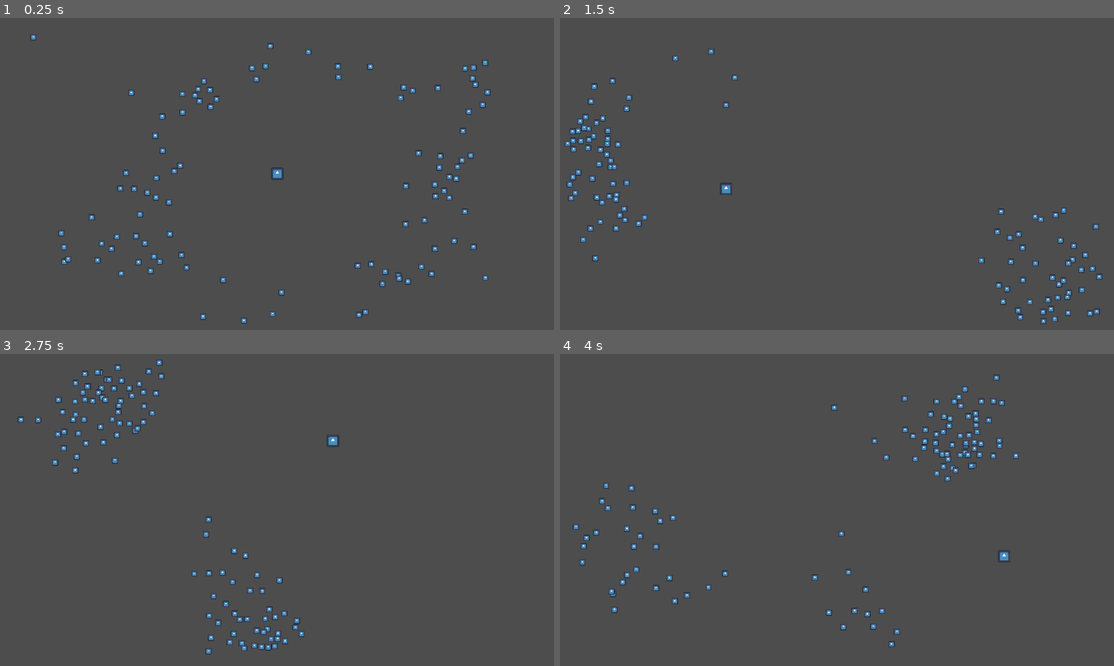
Above: before the commit, frames 1-4 (two rows, left to right).
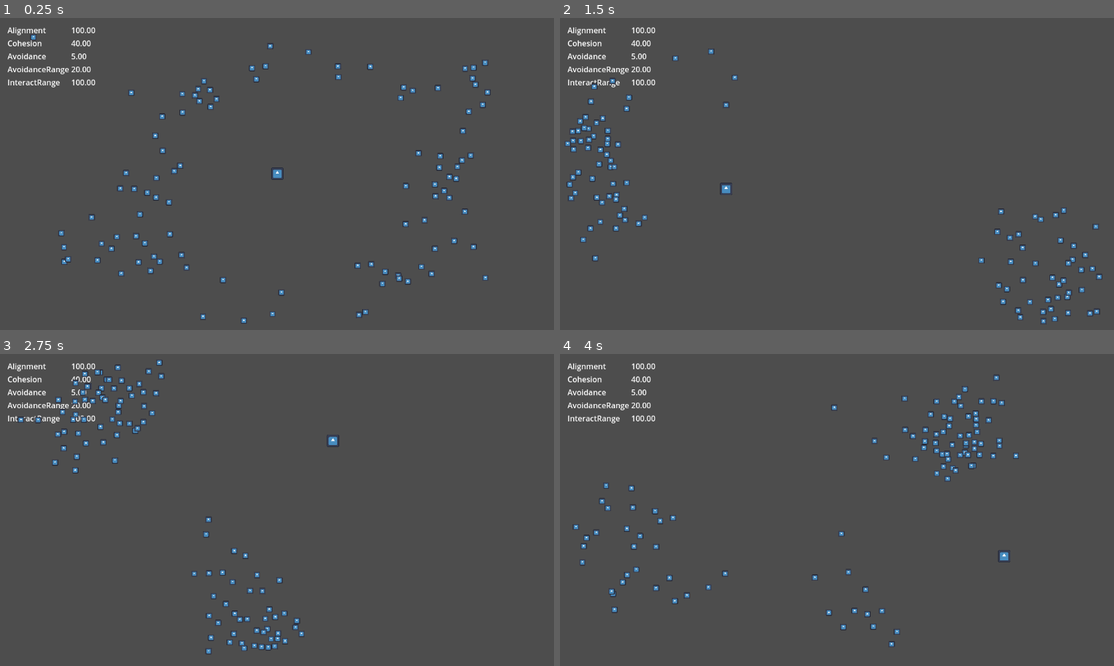
Above: after the commit, the same moments.

Repository: devalexxx/Boid
Game: Godot game, scene res://scene/main.tscn
The game is run twice, just before and just after one commit, with the same random seed, the same clock (stepped at 60 frames per second) and the same inputs. The engine's default icon, where the game draws it, is replaced by a stand-in: a white triangle on a blue panel in a dark square.
Inputs (mouse positions are in pixels of both pictures, inside the frame that each line leads up to):
- Up to frame 1 (0.25 s): no input
- Up to frame 2 (1.5 s): move the mouse to (958, 158) at 0.52 s; move the mouse to (726, 189) at 1.27 s
- Up to frame 3 (2.75 s): move the mouse to (332, 441) at 2.02 s
- Up to frame 4 (4 s): move the mouse to (809, 572) at 2.77 s; move the mouse to (1003, 556) at 3.52 s

The runs differ from the first frame. In frame 1, 0.6% of the frame differs, in the area x 1-18%, y 2-23%; in frame 2, 0.6%; in frame 3, 0.6%; in frame 4, 0.6%.

Commit message:
Add ui for parameter

Diff:
--- a/project.godot
+++ b/project.godot
@@ -15,6 +15,10 @@
 config/features=PackedStringArray("4.3", "Forward Plus")
 config/icon="res://icon.svg"
 
+[autoload]
+
+UiSignals="*res://script/ui_signals.gd"
+
 [display]
 
 window/size/mode=2
--- a/scene/main.tscn
+++ b/scene/main.tscn
@@ -1,11 +1,67 @@
-[gd_scene load_steps=4 format=3 uid="uid://br6bgnf18usdg"]
+[gd_scene load_steps=5 format=3 uid="uid://br6bgnf18usdg"]
 
 [ext_resource type="Script" path="res://script/player.gd" id="1_l7ou6"]
 [ext_resource type="PackedScene" uid="uid://dwd8ggw6kasg2" path="res://scene/player.tscn" id="2_0ldd8"]
 [ext_resource type="PackedScene" uid="uid://bq0byinhdl0n0" path="res://scene/boid_swarm.tscn" id="3_77up1"]
+[ext_resource type="Script" path="res://scene/ui_signals_listener.gd" id="4_kjb7a"]
 
 [node name="Main" type="Node2D"]
 script = ExtResource("1_l7ou6")
+
+[node name="UI" type="Control" parent="."]
+layout_mode = 3
+anchors_preset = 15
+anchor_right = 1.0
+anchor_bottom = 1.0
+offset_left = -559.0
+offset_top = -309.0
+offset_right = -559.0
+offset_bottom = -309.0
+grow_horizontal = 2
+grow_vertical = 2
+script = ExtResource("4_kjb7a")
+
+[node name="SwarmParameters" type="GridContainer" parent="UI"]
+layout_mode = 2
+offset_right = 133.0
+offset_bottom = 131.0
+columns = 2
+
+[node name="AlignmentKey" type="Label" parent="UI/SwarmParameters"]
+layout_mode = 2
+text = "Alignment"
+
+[node name="AlignmentValue" type="Label" parent="UI/SwarmParameters"]
+layout_mode = 2
+
+[node name="CohesionKey" type="Label" parent="UI/SwarmParameters"]
+layout_mode = 2
+text = "Cohesion"
+
+[node name="CohesionValue" type="Label" parent="UI/SwarmParameters"]
+layout_mode = 2
+
+[node name="AvoidanceKey" type="Label" parent="UI/SwarmParameters"]
+layout_mode = 2
+text = "Avoida	nce"
+
+[node name="AvoidanceValue" type="Label" parent="UI/SwarmParameters"]
+layout_mode = 2
+
+[node name="AvoidanceRangeKey" type="Label" parent="UI/SwarmParameters"]
+layout_mode = 2
+text = "AvoidanceRange"
+
+[node name="AvoidanceRangeValue" type="Label" parent="UI/SwarmParameters"]
+layout_mode = 2
+
+[node name="InteractRangeKey" type="Label" parent="UI/SwarmParameters"]
+layout_mode = 2
+text = "InteractRange
+"
+
+[node name="InteractRangeValue" type="Label" parent="UI/SwarmParameters"]
+layout_mode = 2
 
 [node name="Camera2D" type="Camera2D" parent="."]
 
--- /dev/null
+++ b/scene/ui_signals_listener.gd
@@ -0,0 +1,23 @@
+extends Control
+
+func _ready() -> void:
+	UiSignals.connect("boid_alignment_change", _on_boid_alignment_change)
+	UiSignals.connect("boid_cohesion_change", _on_boid_cohesion_change)
+	UiSignals.connect("boid_avoidance_change", _on_boid_avoidance_change)
+	UiSignals.connect("boid_avoidance_range_change", _on_boid_avoidance_range_change)
+	UiSignals.connect("boid_interact_range_change", _on_boid_interact_range_change)
+
+func _on_boid_alignment_change(value: float) -> void:
+	$SwarmParameters/AlignmentValue.text = str(value).pad_decimals(2)
+
+func _on_boid_cohesion_change(value) -> void:
+	$SwarmParameters/CohesionValue.text = str(value).pad_decimals(2)
+
+func _on_boid_avoidance_change(value) -> void:
+	$SwarmParameters/AvoidanceValue.text = str(value).pad_decimals(2)
+
+func _on_boid_avoidance_range_change(value) -> void:
+	$SwarmParameters/AvoidanceRangeValue.text = str(value).pad_decimals(2)
+
+func _on_boid_interact_range_change(value) -> void:
+	$SwarmParameters/InteractRangeValue.text = str(value).pad_decimals(2)
--- a/script/boid.gd
+++ b/script/boid.gd
@@ -1,4 +1,4 @@
-extends Node2D
+extends RigidBody2D
 
 class_name Boid
 
--- a/script/boid_range.gd
+++ b/script/boid_range.gd
@@ -9,7 +9,11 @@
 	connect("area_exited" , _on_area_exited)
 
 func _on_area_entered(area: Area2D) -> void:
-	boids.append(area.get_parent())
+	var parent = area.get_parent()
+	if parent is Boid:
+		boids.append(parent)
 
 func _on_area_exited(area: Area2D) -> void:
-	boids.erase(area.get_parent())
+	var parent = area.get_parent()
+	if parent is Boid:
+		boids.erase(parent)
--- a/script/boid_swarm.gd
+++ b/script/boid_swarm.gd
@@ -14,6 +14,13 @@
 var _bound: Vector2
 var _rnd 	    = RandomNumberGenerator.new()
 var _boid_scene = preload("res://scene/boid.tscn")
+
+func emit_new_parameter() -> void:
+	UiSignals.emit_signal("boid_alignment_change", alignment)
+	UiSignals.emit_signal("boid_cohesion_change", cohesion)
+	UiSignals.emit_signal("boid_avoidance_change", avoidance)
+	UiSignals.emit_signal("boid_avoidance_range_change", avoidance_range)
+	UiSignals.emit_signal("boid_interact_range_change", interact_range)
 
 func apply_parameter(boid: Boid) -> void:
 	boid._bound     = _bound
@@ -35,7 +42,7 @@
 		var boid = _boid_scene.instantiate() as Boid
 		apply_parameter(boid)
 		add_child(boid)
-
+	emit_new_parameter()
 
 func _process(delta: float) -> void:
 	if Input.is_action_just_released("reset"):
@@ -44,4 +51,5 @@
 		avoidance = _rnd.randf_range(1, 5)
 		avoidance_range = _rnd.randf_range(20, 30)
 		interact_range  = _rnd.randf_range(75, 100)
+		emit_new_parameter()
 		update()
--- /dev/null
+++ b/script/ui_signals.gd
@@ -0,0 +1,7 @@
+extends Node
+
+signal boid_alignment_change
+signal boid_cohesion_change
+signal boid_avoidance_change
+signal boid_avoidance_range_change
+signal boid_interact_range_change
